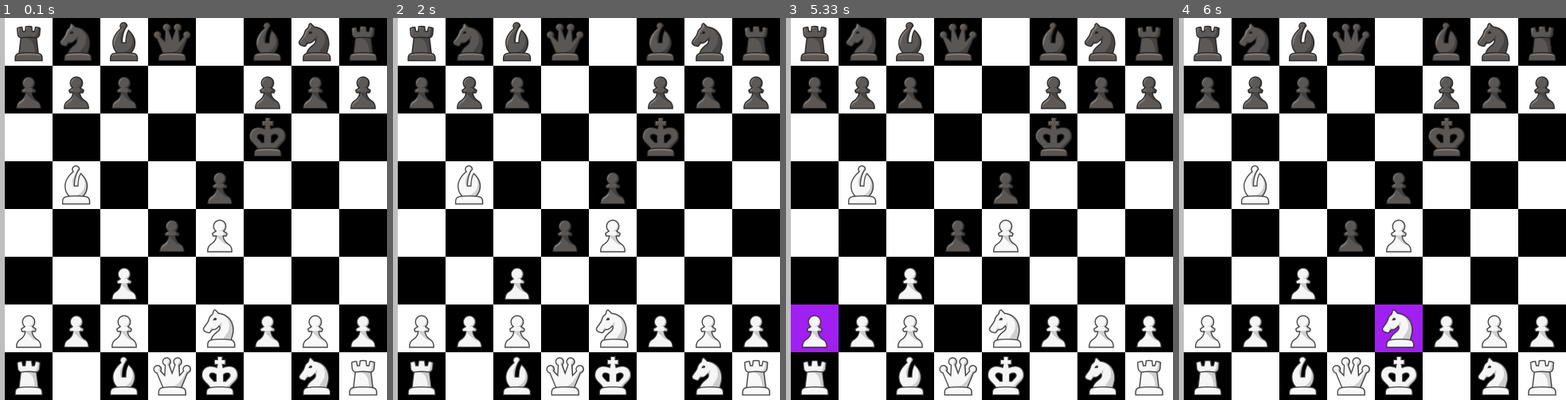
Above: before the commit, frames 1-4 (left to right).
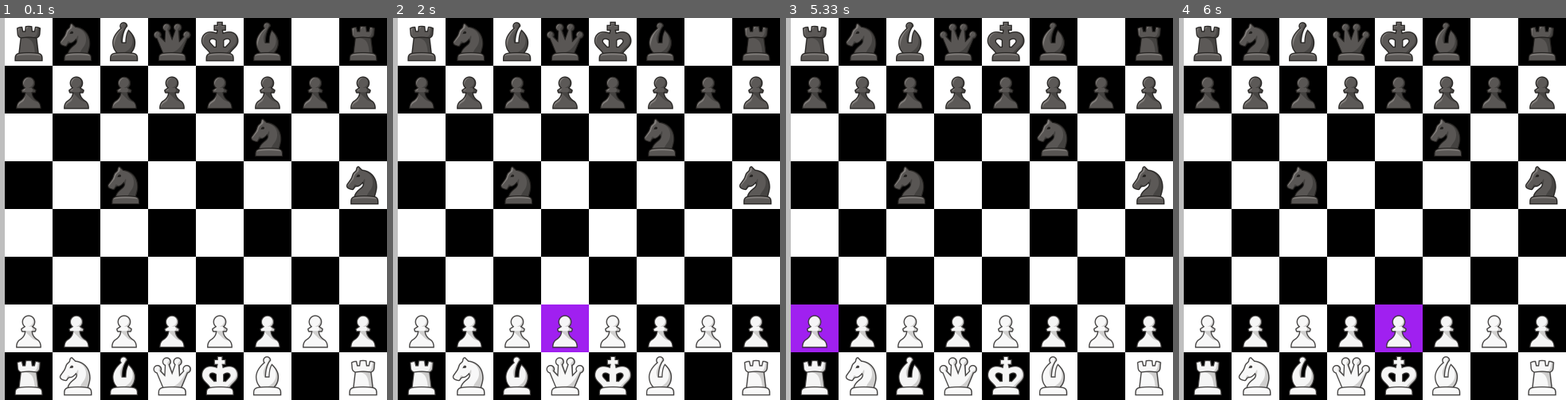
Above: after the commit, the same moments.

Repository: 0yassin/pyngin
Game: pygame game, started from src/main.py
Same seed, same stepped clock (60 frames per second), same inputs: the game is played once before the commit and once after it.
Inputs (mouse positions are in pixels of both pictures, inside the frame that each line leads up to):
- Up to frame 1 (0.1 s): no input
- Up to frame 2 (2 s): click (563, 209) at 0.38 s; click (721, 342) at 1.22 s; click (451, 67) at 1.55 s; click (543, 308) at 1.88 s
- Up to frame 3 (5.33 s): click (1118, 354) at 2.22 s; click (1107, 308) at 2.55 s; click (1091, 201) at 2.88 s; click (824, 350) at 5.05 s
- Up to frame 4 (6 s): click (1438, 159) at 5.38 s; click (1376, 315) at 5.72 s

The runs differ from the first frame. In frame 1, 6.4% of the frame differs, in the area x 15-98%, y 0-99%; in frame 2, 7.6%; in frame 3, 6.4%; in frame 4, 6.5%.

Commit message:
implemented knight pseudo move generation and turns

Diff:
--- a/src/board.py
+++ b/src/board.py
@@ -1,3 +1,6 @@
+import moves
+from moves import get_psudo_moves
+
 class Board:
 
     def __init__(self, state=None):
@@ -7,19 +10,27 @@
             self.state = list(state)
 
         self.white_to_move = True
-
         self.castling_rights = {
             'wK': True, 'wQ': True,
             'bK': True, 'bQ': True
         }
+        self.en_passant_square = None
+        self.move_n = 1
+        self.turn = 'w'
 
-        self.en_passant_square = None
 
-        self.move_n = 1
+    # TO BE CHANGED
+    def get_possible_moves(self):
+        return get_psudo_moves(self)
 
-    def get_possible_moves(self, state):
-        return []
 
-    def make_move(self, state, move):
+    def make_move(self, move):
         print(f"made move: {move}")
-        return
+        # starting square
+        self.state[move[1]] = self.state[move[0]]
+        self.state[move[0]] = 0
+        if self.turn == 'w':
+            self.turn = 'b'
+        else:
+            self.turn = "w"
+        return move
--- a/src/converter.py
+++ b/src/converter.py
@@ -40,6 +40,8 @@
     else:
         board.white_to_move = False
 
+    board.turn = parts[1]
+
     if "K" in parts[2]:
         board.castling_rights['wk'] = True
     if "Q" in parts[2]:
@@ -54,4 +56,5 @@
     if parts[3] != "-":
         board.en_passant_square = parts[3]
 
+
     board.move_n = parts[5]
--- a/src/main.py
+++ b/src/main.py
@@ -1,8 +1,7 @@
 from converter import convert_fen
 import pygame
 from board import Board
-import os
-
+from moves import is_current_turn_piece
 dark = (0,0,0)
 light = (255,255,255)
 sq_size = 60
@@ -14,7 +13,7 @@
 font = pygame.font.SysFont("Arial", 40)
 
 board = Board()
-position = "rnbq1bnr/ppp2ppp/5k2/1B2p3/3pP3/2P5/PPP1NPPP/R1BQK1NR w KQ - 0 1"
+position = "rnbqkb1r/pppppppp/5n2/2n4n/8/8/PPPPPPPP/RNBQKB1R w KQkq - 0 1"
 convert_fen(position, board)
 
 gui_pieces_paths = {
@@ -48,7 +47,9 @@
 
 selected_square = None
 selected_piece = (None, None)
-possible_moves = board.get_possible_moves(board.state)
+possible_moves = board.get_possible_moves()
+
+play_as = "w"
 
 
 while running:
@@ -59,23 +60,24 @@
         elif event.type == pygame.MOUSEBUTTONDOWN:
             mouse_x, mouse_y = pygame.mouse.get_pos()
             if mouse_x >= 60:
-                c = (mouse_x - 60) // sq_size
-                r = mouse_y // sq_size
+                if play_as == board.turn:
+                    c = (mouse_x - 60) // sq_size
+                    r = mouse_y // sq_size
 
 
-                if (selected_square, (r*8) + c ) in possible_moves:
-                        board.make_move((selected_square, (r*8) + c))
-                        selected_piece = (None, None)
-                        selected_square = None
-                        possible_moves = board.get_possible_moves(board.state)
-                else:
-                    selected_square = (r * 8) + c
+                    if (selected_square, (r*8) + c ) in possible_moves:
+                            board.make_move((selected_square, (r*8) + c))
+                            selected_piece = (None, None)
+                            selected_square = None
+                            possible_moves = board.get_possible_moves()
+                    else:
+                        selected_square = (r * 8) + c
 
-                    if board.state[selected_square] > 0:
-                        selected_piece = (selected_square, board.state[selected_square])
-                    else:
-                        selected_piece = (None, None)
+                        if is_current_turn_piece(board.state[selected_square], play_as):
+                            selected_piece = (selected_square, board.state[selected_square])
 
+                        else:
+                            selected_piece = (None, None)
 
     screen.fill("purple")
 
@@ -102,6 +104,7 @@
             if gui_pieces_table.get(board.state[index]):
                 screen.blit(gui_pieces_table.get(board.state[index]), (xpos_, ypos_))
 
+    print(possible_moves)
 
     pygame.draw.rect(screen, "gray", (0,0, sq_size, screen.get_height()))
 
--- /dev/null
+++ b/src/moves.py
@@ -0,0 +1,38 @@
+
+
+def get_knight_moves(board, index):
+    res = []
+    offsets = [-17, -15, -10, -6, 6, 10, 15, 17]
+    for offset in offsets:
+        tar_square = index + offset
+        if tar_square > 63 or tar_square < 0:
+            pass
+        elif abs(tar_square % 8 - index % 8) != 1 and abs(tar_square % 8 - index % 8) !=2:
+            pass
+
+        elif is_current_turn_piece(board.state[tar_square], board.turn):
+            pass
+        else:
+            res.append((index, tar_square))
+    return res
+
+
+def get_psudo_moves(board):
+    p_moves = []
+    for i in range(64):
+        piece = board.state[i]
+        if is_current_turn_piece(piece, board.turn):
+            if abs(piece) == 2:
+                p_moves.extend(get_knight_moves(board, i))
+    return p_moves
+
+
+
+def is_current_turn_piece(piece, turn):
+    # piece > 0 means white
+    if piece > 0 and turn == "w":
+        return True
+    elif piece < 0 and turn == "b":
+        return True
+    else:
+        return False
